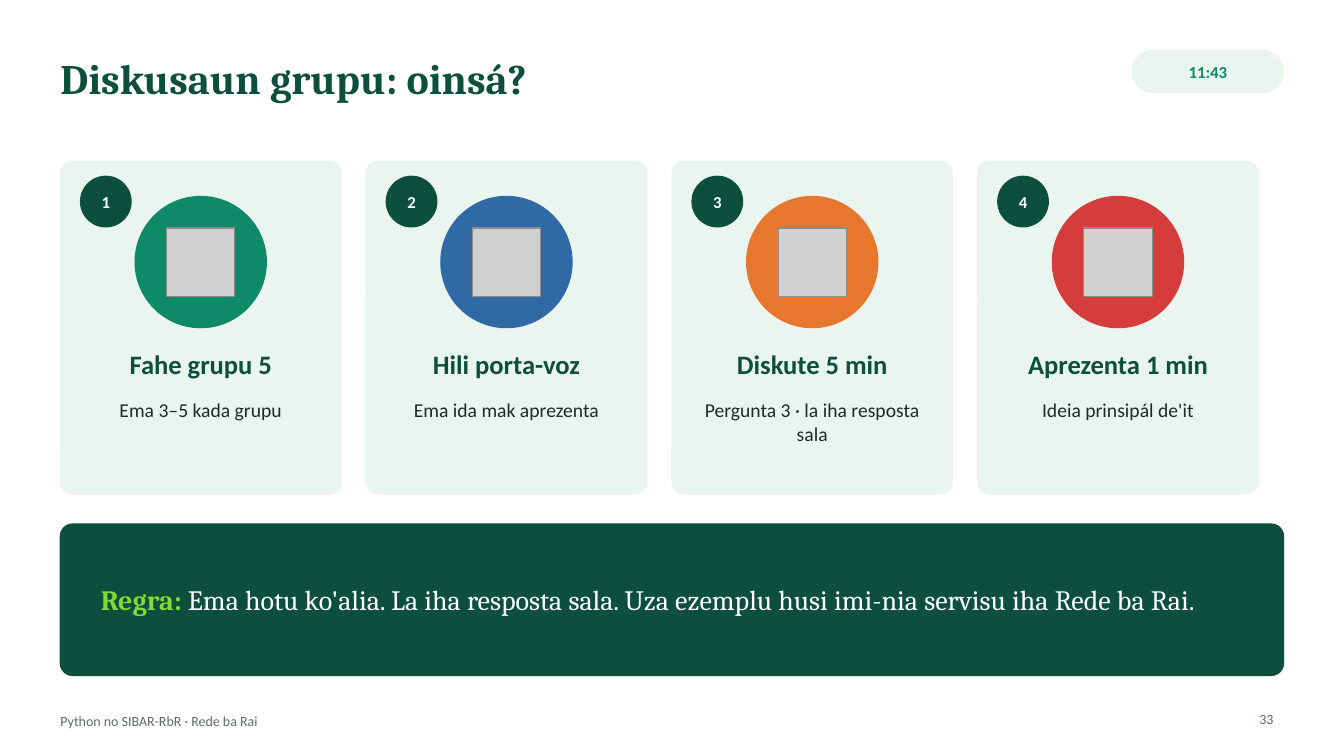
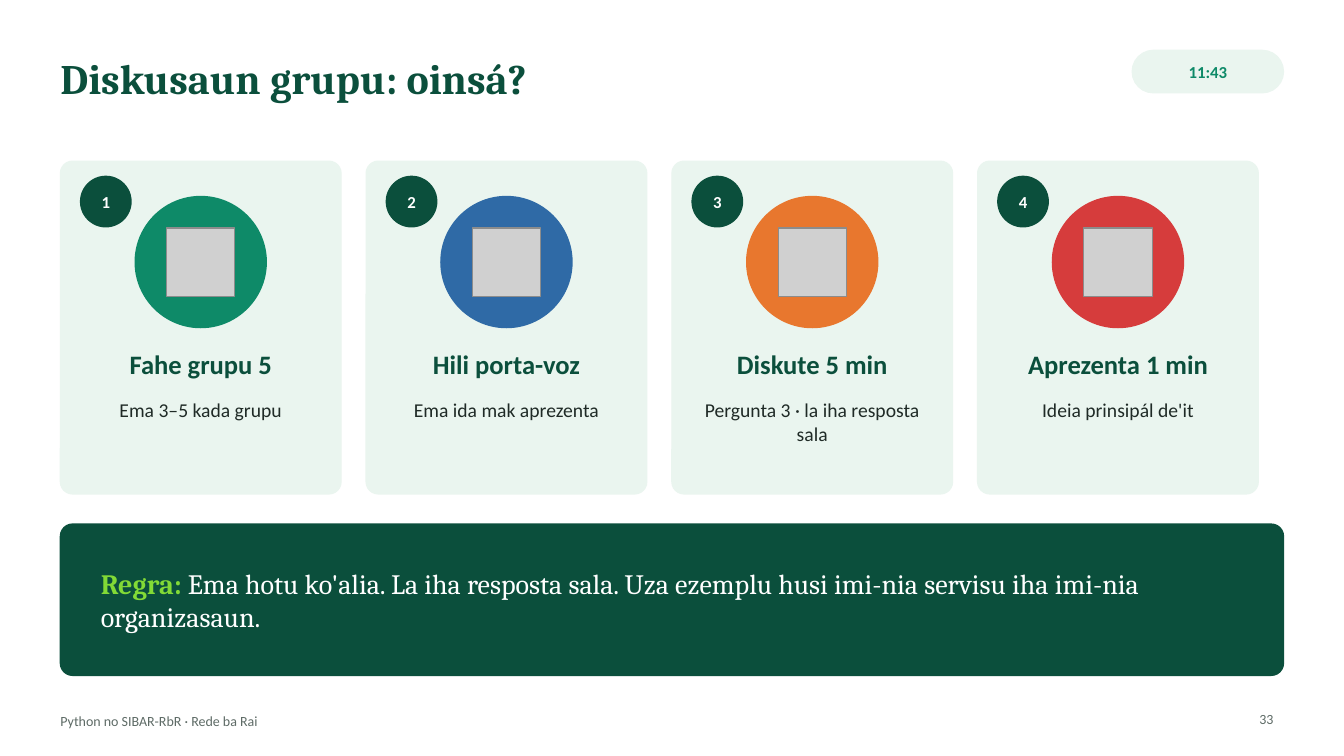
Before and after one commit to Odoly23/SMKRE, a slide deck: slide 33 of docs/formasaun/RbR_Sesaun_Python_SIBAR-RbR.pptx. Drawn at 1344x756 pixels with LibreOffice and Linux fonts; fonts in the diff are those of the drawing; grey boxes stand for pictures. Boxes give left, top, right and bottom in pixels: in the first picture for what was removed or moved away, otherwise in the second. Text is boxed around its words. In the diff, an @@ line names an element or a change of style, - is before the commit and + after.

```diff
--- a/docs/formasaun/RbR_Sesaun_Python_SIBAR-RbR.pptx
+++ b/docs/formasaun/RbR_Sesaun_Python_SIBAR-RbR.pptx
@@ text at (101,574,1139,633): text changed @@
-Regra: Ema hotu ko'alia. La iha resposta sala. Uza ezemplu husi imi-nia servisu iha Rede ba Rai.
+Regra: Ema hotu ko'alia. La iha resposta sala. Uza ezemplu husi imi-nia servisu iha imi-nia organizasaun.
```
Also in this commit, not shown: 6 other slides changed, 1 other file.
